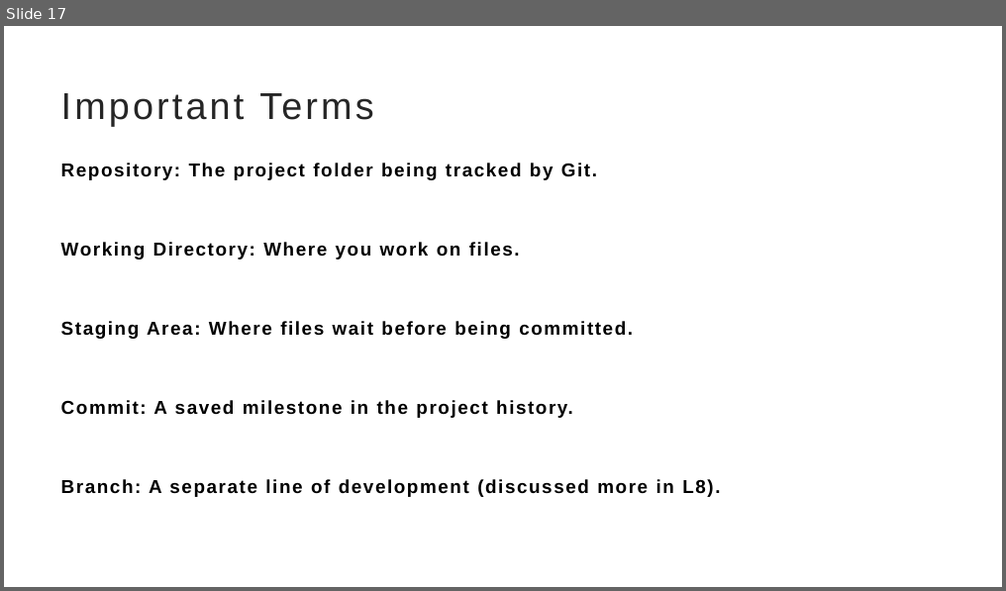
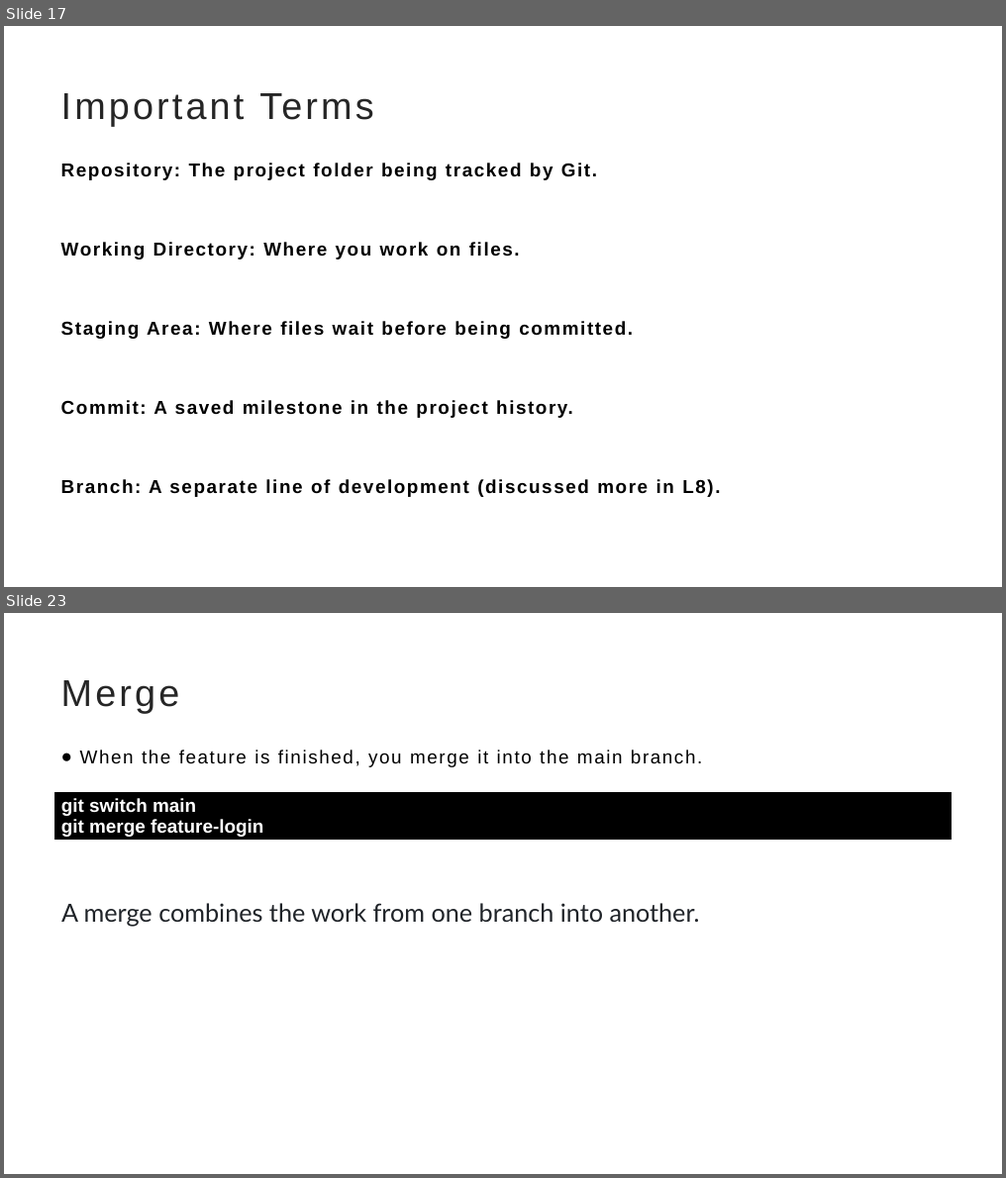
Before and after one commit to TahirMahmoodKamboh/git, a slide deck: Git-Lec-1-Lec2.pptx. Shown one above the other, each under a label of ours: slide 17 before the commit, slides 17 and 23 after it; the slides between them are not shown. The pictures are 1006x591 and 1006x1178 pixels, drawn with LibreOffice and Linux fonts; fonts in the diff are those of the drawing. Boxes give left, top, right and bottom in pixels: in the first picture for what was removed or moved away, otherwise in the second. Text is boxed around its words. In the diff, an @@ line names an element or a change of style, - is before the commit and + after.

```diff
--- a/Git-Lec-1-Lec2.pptx
+++ b/Git-Lec-1-Lec2.pptx
@@ slide 23 added at (4,613,1002,1174), background #FFFFFF @@
@@ title added at (61,680,180,713), 36 pt, text #262626 @@
+Merge
@@ text added at (80,750,702,767), 18 pt, text #000000 @@
+● When the feature is finished, you merge it into the main branch.
@@ table added at (54,792,952,845), 1 rows, 1 columns @@
+git switch main / git merge feature-login
@@ text added at (61,903,700,927), 24 pt, text #1F2328 @@
+A merge combines the work from one branch into another.
```
Also in this commit, not shown: 21 other slides added, 4 other files.
